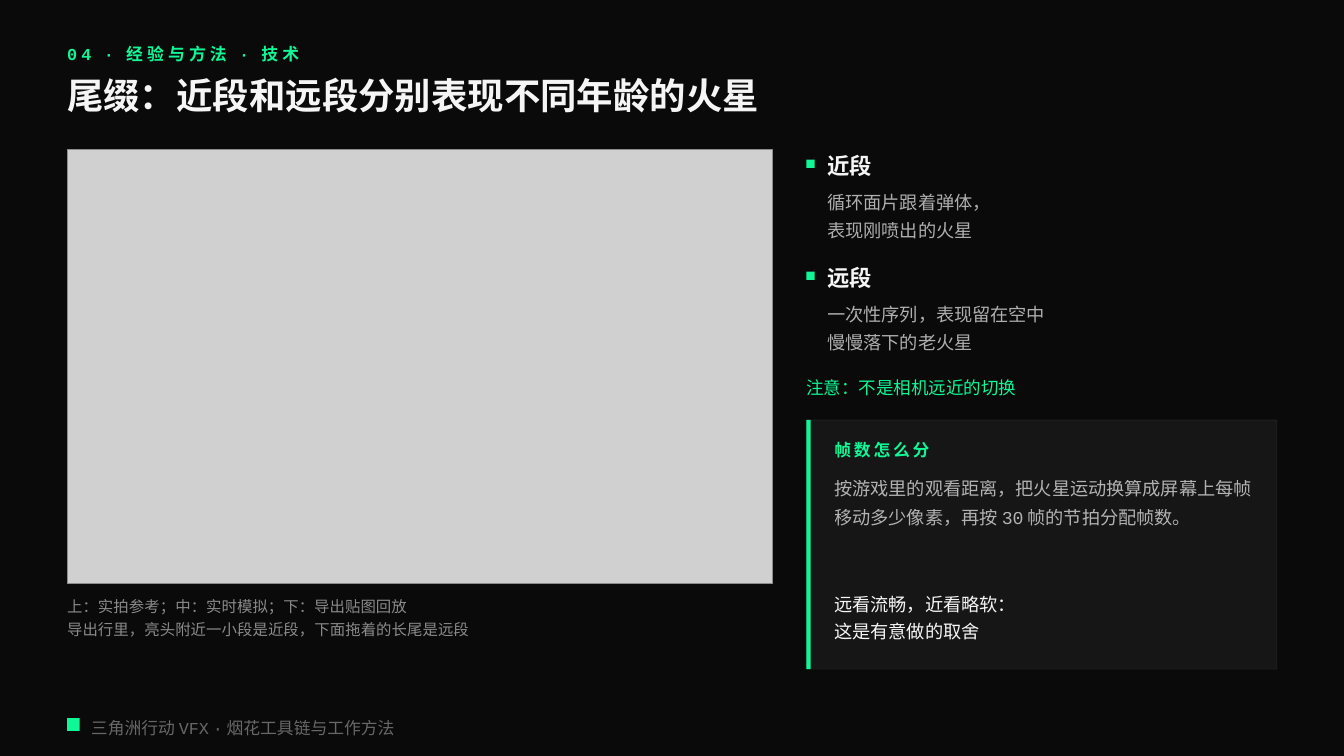
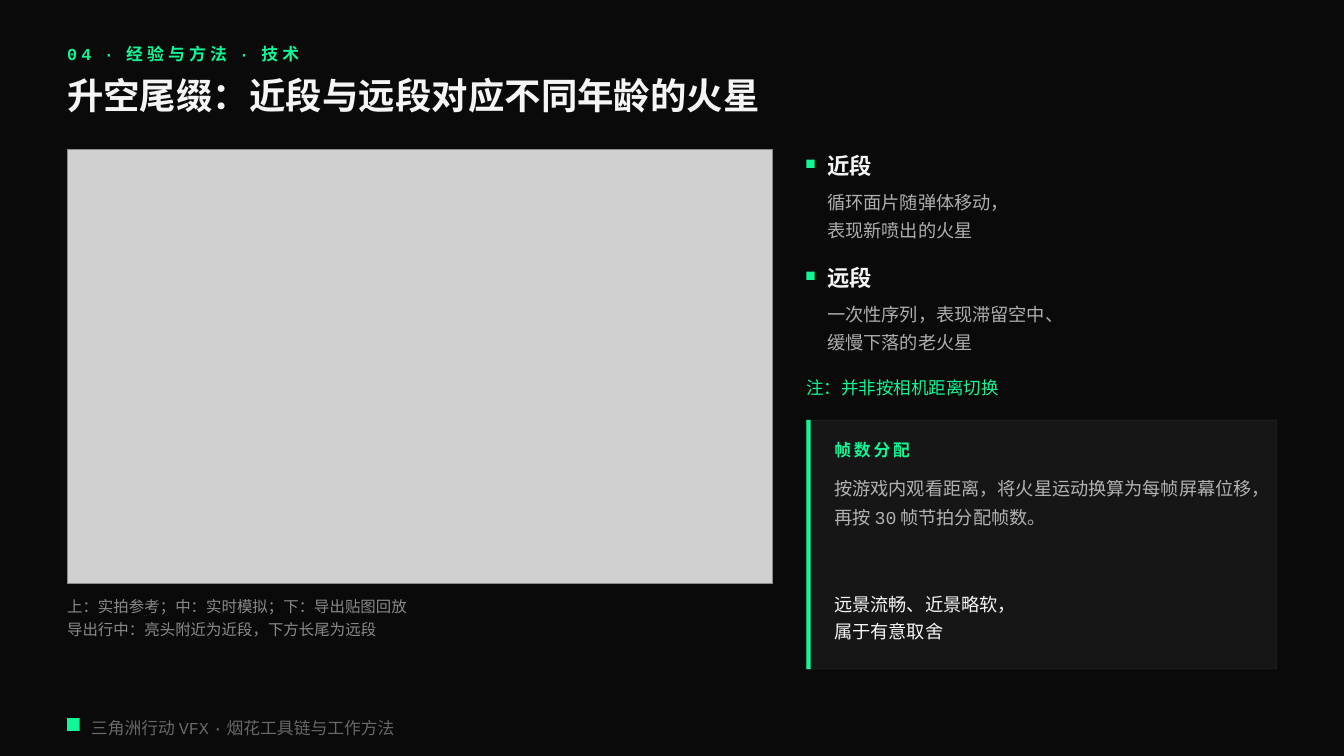
Before and after one commit to loccmaiii-lang/FireWorksLab, a slide deck: slide 18 of 协作/提示词/分享PPT交接_2026-10-29/第三版交付/烟花秀AI全流程_第三版.pptx. Drawn at 1344x756 pixels with LibreOffice and Linux fonts; fonts in the diff are those of the drawing; grey boxes stand for pictures. Boxes give left, top, right and bottom in pixels: in the first picture for what was removed or moved away, otherwise in the second. Text is boxed around its words. In the diff, an @@ line names an element or a change of style, - is before the commit and + after.

```diff
--- a/协作/提示词/分享PPT交接_2026-10-29/第三版交付/烟花秀AI全流程_第三版.pptx
+++ b/协作/提示词/分享PPT交接_2026-10-29/第三版交付/烟花秀AI全流程_第三版.pptx
@@ text at [67,77,760,113]: text changed @@
-尾缀：近段和远段分别表现不同年龄的火星
+升空尾缀：近段与远段对应不同年龄的火星
@@ text at [827,194,1008,239]: text changed @@
-循环面片跟着弹体，
-表现刚喷出的火星
+循环面片随弹体移动，
+表现新喷出的火星
@@ text at [827,305,1063,351]: text changed @@
-一次性序列，表现留在空中
-慢慢落下的老火星
+一次性序列，表现滞留空中、
+缓慢下落的老火星
@@ text at [806,379,998,396]: text changed @@
-注意：不是相机远近的切换
+注：并非按相机距离切换
@@ text at [834,441,910,458]: text changed @@
-帧数怎么分
+帧数分配
@@ text at [834,480,1269,526]: text changed @@
-按游戏里的观看距离，把火星运动换算成屏幕上每帧移动多少像素，再按 30 帧的节拍分配帧数。
+按游戏内观看距离，将火星运动换算为每帧屏幕位移，再按 30 帧节拍分配帧数。
@@ text at [834,595,1015,640]: text changed @@
-远看流畅，近看略软：
-这是有意做的取舍
+远景流畅、近景略软，
+属于有意取舍
@@ text at [67,622,376,637]: text changed @@
-导出行里，亮头附近一小段是近段，下面拖着的长尾是远段
+导出行中：亮头附近为近段，下方长尾为远段
```
Also in this commit, not shown: 23 other slides changed, 5 other files.
